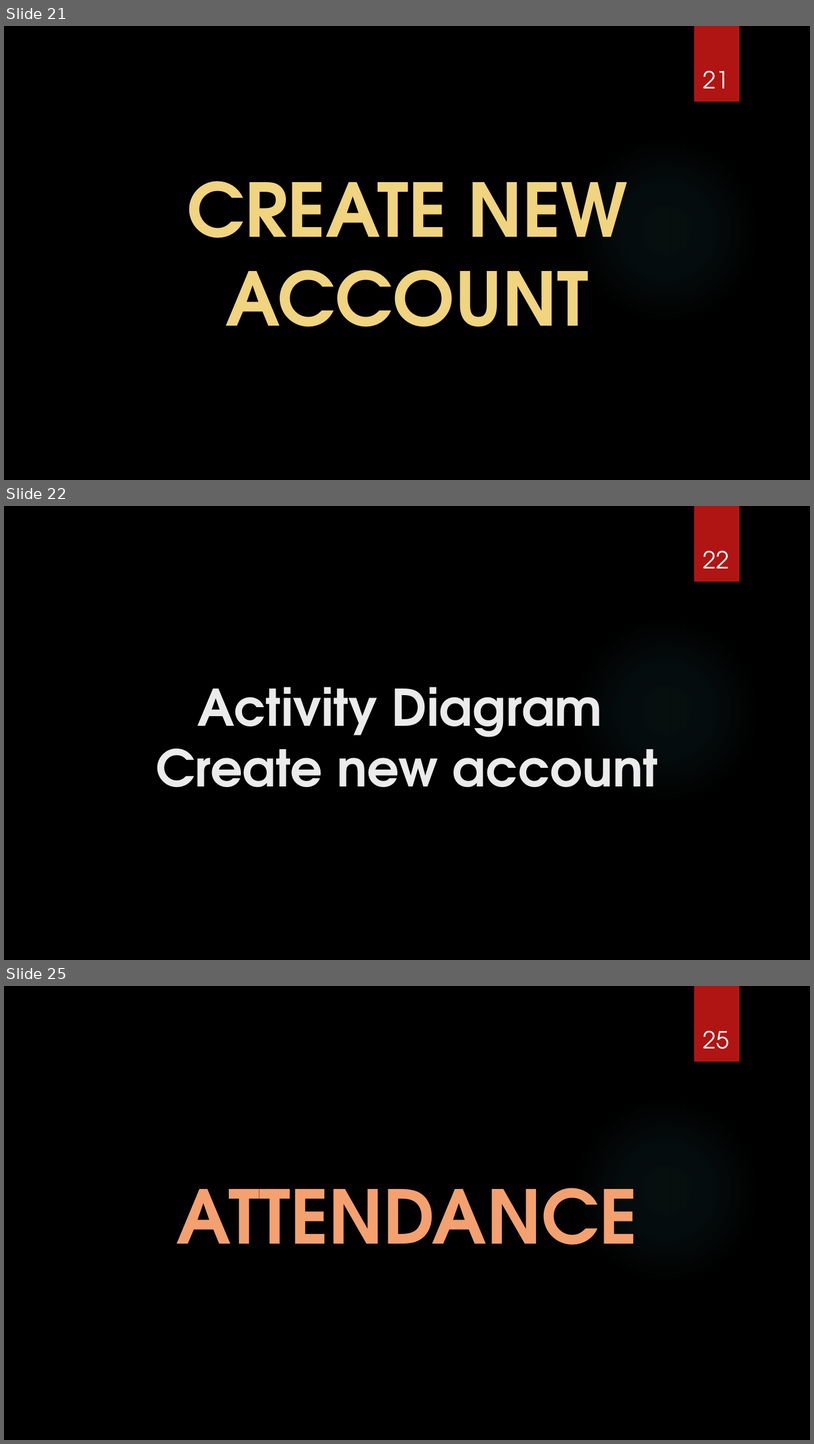
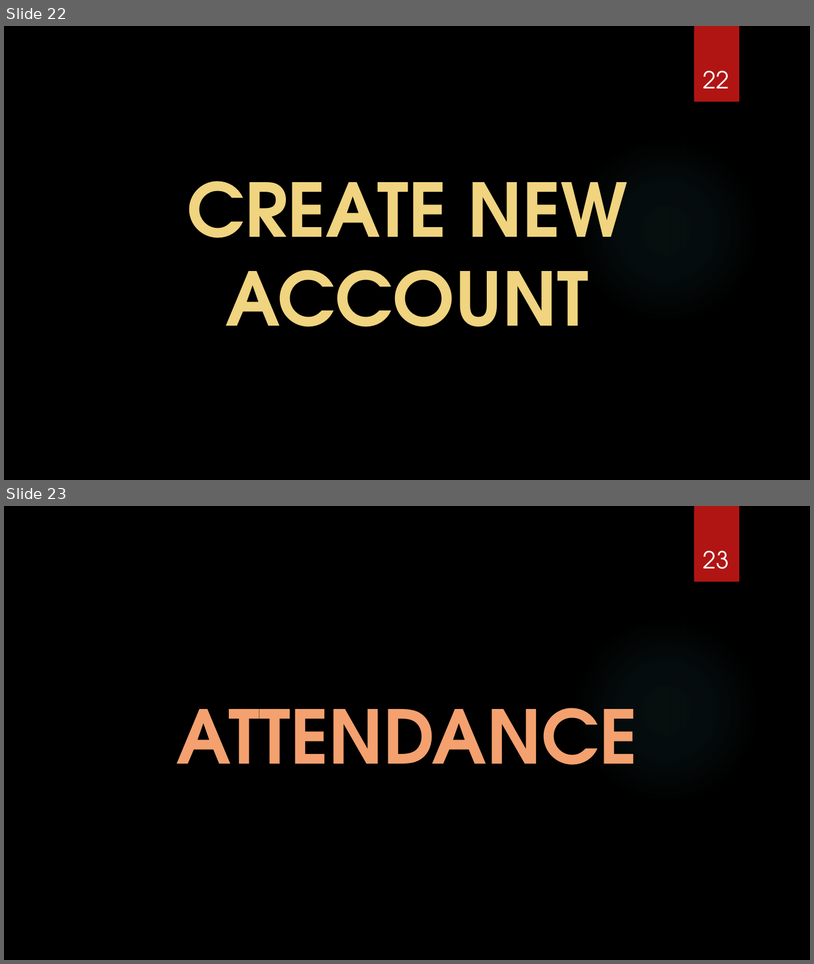
Before and after one commit to teamils/ILS_HR, a slide deck: project ILS-HR.pptx. Shown one above the other, each under a label of ours: slides 21, 22 and 25 before the commit, slides 22 and 23 after it; the slides between them are not shown. The pictures are 814x1444 and 814x964 pixels, drawn with LibreOffice and Linux fonts; fonts in the diff are those of the drawing; background and template pictures are left out. Boxes give left, top, right and bottom in pixels: in the first picture for what was removed or moved away, otherwise in the second. Text is boxed around its words. In the diff, an @@ line names an element or a change of style, - is before the commit and + after.

```diff
--- a/project ILS-HR.pptx
+++ b/project ILS-HR.pptx
@@ slide 22 removed at (x1=4, y1=506, x2=810, y2=960), background picture (left out); not listed: 2 template elements that a slide beside it also shows @@
@@ page number removed at (x1=704, y1=550, x2=729, y2=568) @@
-22
@@ text removed at (x1=156, y1=687, x2=659, y2=787) @@
-Activity Diagram
-Create new account
@@ what was slide 21 is now slide 22 @@
@@ page number at (x1=704, y1=70, x2=729, y2=88): text changed @@
-21
+22
@@ what was slide 25 is now slide 23 @@
@@ page number at (x1=704, y1=550, x2=729, y2=569): text changed @@
-25
+23
```
Also in this commit, not shown: 8 slides changed, 1 other slide removed, 22 other files.
